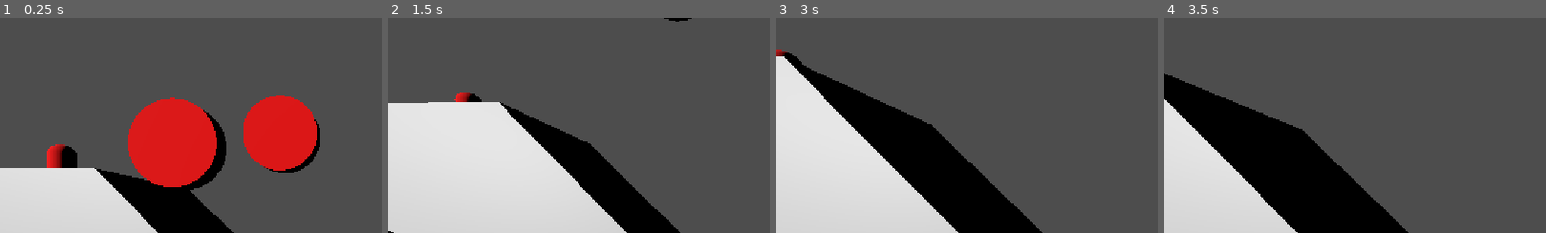
Above: before the commit, frames 1-4 (left to right).
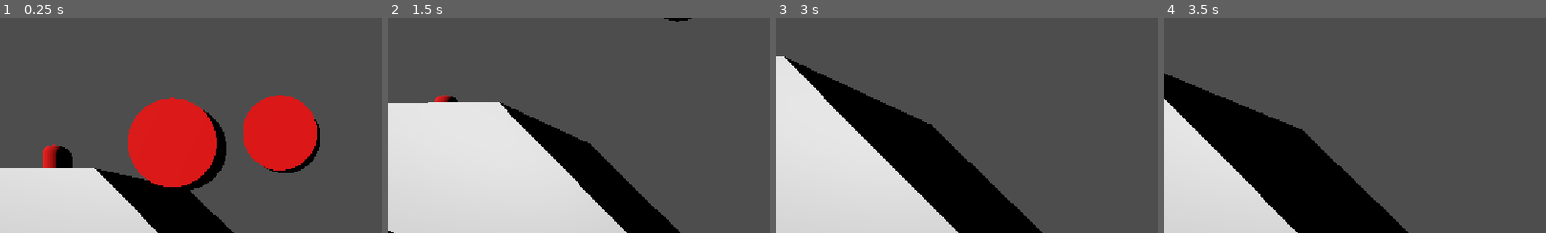
Above: after the commit, the same moments.

Repository: flowerFawn/unnamed-narrative-fps
Game: Godot game, scene res://prototyping/prototype world.tscn
Same seed, same stepped clock (60 frames per second), same inputs: the game is played once before the commit and once after it.
Inputs (mouse positions are % of the whole screen's width and height, from its top left):
- Up to frame 1 (0.25 s): no input
- Up to frame 2 (1.5 s): move the mouse to (55, 50) at 0.52 s; press the mouse at (55, 50) at 0.53 s; hold W (Move Forward) from 0.53 s (still down); tap Space (Jump) at 0.77 s; move the mouse to (45, 50) at 1.27 s; release the mouse at (45, 50) at 1.28 s; tap Shift (Sprint) at 1.35 s
- Up to frame 3 (3 s): keep holding W (Move Forward); tap Space (Jump) at 1.52 s; move the mouse to (52, 48) at 2.02 s; press the mouse at (52, 48) at 2.03 s; move the mouse to (49, 52) at 2.77 s; release the mouse at (49, 52) at 2.78 s; tap Shift (Sprint) at 2.85 s
- Up to frame 4 (3.5 s): keep holding W (Move Forward); tap Space (Jump) at 3.02 s
The pictures show only the part of the screen within x 0-50%, y 0-50%; the shares and areas given below are measured in that part.

The runs differ from the first frame. In frame 1, 0.7% of the frame differs, in the area x 11-21%, y 58-70%; in frame 2, 0.4%; in frame 3, 0.2%; in frame 4, nothing differs.

Commit message:
enemies have a minimum comfortable shooting distance
now when the player gets too close the enemy will move back to a minimum comfortable distance

Diff:
--- a/enemies/enemy.gd
+++ b/enemies/enemy.gd
@@ -80,6 +80,11 @@
 ##to save cycles. This is stored in a variable so it doesn't have to be recalculated
 ##each time. Assigned when the new weapon instance is created
 var maximum_comfortable_distance_squared:float
+##Minimum comfortable shooting distance (from weapon.weapon_info) squared.
+##This means the distance squared function can be used, saving a square root
+##to save cycles. This is stored in a variable so it doesn't have to be recalculated
+##each time. Assigned when the new weapon instance is created
+var minimum_comfortable_distance_squared:float
 
 
 
@@ -97,6 +102,8 @@
 	weapon = weapon_type.create_instance()
 	desired_shooting_distance_squared = weapon.weapon_info.desired_shooting_distance ** 2
 	maximum_comfortable_distance_squared = weapon.weapon_info.maximum_comfortable_shooting_distance ** 2
+	minimum_comfortable_distance_squared = weapon.weapon_info.minimum_comfortable_shooting_distance ** 2
+
 	set_state(EnemyState.WALKING)
 	set_mode(EnemyMode.SIMPLE_POSITIONING)
 
@@ -133,13 +140,20 @@
 func idle_physics_process(delta:float) -> void:
 	velocity = Vector3.ZERO
 
-
+	#TODO: make this happen less regularly to save needless cpu cycles
 func update_pathfinding() -> void:
 	match mode:
 		EnemyMode.SIMPLE_POSITIONING:
-			pathfinding_agent.target_position = level.player.global_position
+			if desired_shooting_distance_squared < distance_squared_to_player:
+				goal_point = level.player.global_position
+			elif distance_squared_to_player < minimum_comfortable_distance_squared:
+				var direction_from_player_to_enemy:Vector3
+				direction_from_player_to_enemy = level.player.global_position.direction_to(global_position)
+				direction_from_player_to_enemy = direction_from_player_to_enemy.normalized() * sqrt(desired_shooting_distance_squared)
+				goal_point = level.player.global_position + direction_from_player_to_enemy
 		EnemyMode.SIMPLE_SEARCHING:
-			pathfinding_agent.target_position = last_known_player_position
+			goal_point = last_known_player_position
+	pathfinding_agent.target_position = goal_point
 
 
 func check_for_state_change() -> void:
@@ -167,7 +181,7 @@
 
 func check_for_mode_change() -> void:
 	if mode == EnemyMode.SIMPLE_POSITIONING:
-		if distance_squared_to_player < desired_shooting_distance_squared:
+		if distance_squared_to_player < desired_shooting_distance_squared and minimum_comfortable_distance_squared < distance_squared_to_player:
 			set_mode(EnemyMode.SIMPLE_SHOOTING)
 		if not has_line_of_sight:
 			set_mode(EnemyMode.SIMPLE_SEARCHING)
@@ -177,8 +191,9 @@
 	if mode == EnemyMode.SIMPLE_SHOOTING:
 		if not has_line_of_sight:
 			set_mode(EnemyMode.SIMPLE_SEARCHING)
-		elif maximum_comfortable_distance_squared < distance_squared_to_player:
+		elif maximum_comfortable_distance_squared < distance_squared_to_player or distance_squared_to_player < minimum_comfortable_distance_squared:
 			set_mode(EnemyMode.SIMPLE_POSITIONING)
+
 
 
 
--- a/weapons/resources/Auto Rifle.tres
+++ b/weapons/resources/Auto Rifle.tres
@@ -11,5 +11,6 @@
 auto_mode = 2
 desired_shooting_distance = 7.0
 maximum_comfortable_shooting_distance = 9.0
+minimum_comfortable_shooting_distance = 2.0
 weapon_type = 1
 metadata/_custom_type_script = "uid://spf2elj4s0kt"
--- a/weapons/resources/Pistol.tres
+++ b/weapons/resources/Pistol.tres
@@ -11,5 +11,6 @@
 auto_mode = 1
 desired_shooting_distance = 5.0
 maximum_comfortable_shooting_distance = 6.0
+minimum_comfortable_shooting_distance = 1.0
 weapon_type = 1
 metadata/_custom_type_script = "uid://spf2elj4s0kt"
--- a/weapons/resources/Sniper.tres
+++ b/weapons/resources/Sniper.tres
@@ -10,5 +10,6 @@
 range = 50.0
 desired_shooting_distance = 40.0
 maximum_comfortable_shooting_distance = 50.0
+minimum_comfortable_shooting_distance = 30.0
 weapon_type = 1
 metadata/_custom_type_script = "uid://spf2elj4s0kt"
--- a/weapons/weapon_info.gd
+++ b/weapons/weapon_info.gd
@@ -31,6 +31,9 @@
 ##Distance an enemy can be from the player while in simple shooting before
 ##repositioning
 @export var maximum_comfortable_shooting_distance:float
+##Distance an enemy must be from the player while in simple shooting without
+##repositioning (if the player comes this close, they will walk away)
+@export var minimum_comfortable_shooting_distance:float
 
 
 ##Technical parts of the weapon
